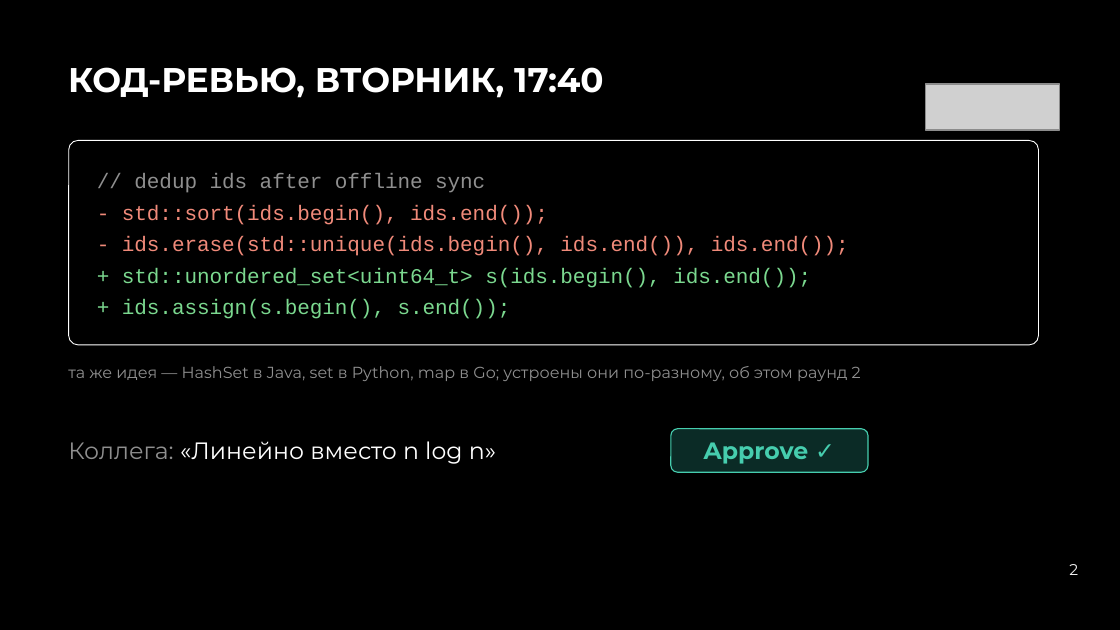
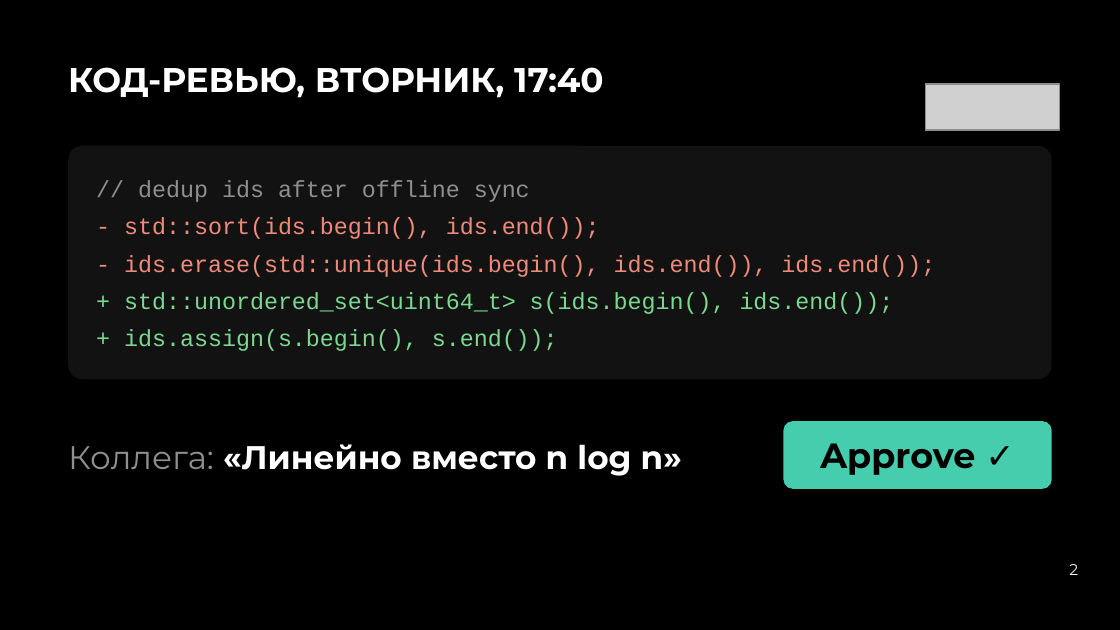
Before and after one commit to Neoron95/conference-hardfest-algorithms, a slide deck: slide 2 of prep/deck/hardfest2026_deck.pptx. Drawn at 1120x630 pixels with LibreOffice and Linux fonts; fonts in the diff are those of the drawing; grey boxes stand for pictures. Boxes give left, top, right and bottom in pixels: in the first picture for what was removed or moved away, otherwise in the second. Text is boxed around its words. In the diff, an @@ line names an element or a change of style, - is before the commit and + after.

```diff
--- a/prep/deck/hardfest2026_deck.pptx
+++ b/prep/deck/hardfest2026_deck.pptx
@@ rounded rectangle: place and size @@
-rounded rectangle at [68, 140, 1038, 345]
+rounded rectangle at [68, 146, 1052, 379]
@@ rounded rectangle at [68, 146, 1052, 379]: fill #000000 to #121212; outline #FFFFFF 0.56 pt to none; proportions changed @@
@@ text removed at [134, 173, 485, 193] @@
-// dedup ids after offline sync
@@ text removed at [122, 205, 548, 225] @@
-- std::sort(ids.begin(), ids.end());
@@ text at [124, 180, 935, 351]: text changed; size 13.5 to 15 pt; text colour #7BD88F to #F08A7A @@
-+ std::unordered_set<uint64_t> s(ids.begin(), ids.end());
+// dedup ids after offline sync
+- std::sort(ids.begin(), ids.end());
+- ids.erase(std::unique(ids.begin(), ids.end()), ids.end());
++ std::unordered_set<uint64_t> s(ids.begin(), ids.end());
++ ids.assign(s.begin(), s.end());
@@ text removed at [122, 236, 849, 256] @@
-- ids.erase(std::unique(ids.begin(), ids.end()), ids.end());
@@ text removed at [122, 299, 511, 319] @@
-+ ids.assign(s.begin(), s.end());
@@ text removed at [68, 366, 861, 381] @@
-та же идея — HashSet в Java, set в Python, map в Go; устроены они по-разному, об этом раунд 2
@@ text "Approve ✓": place and size @@
-text "Approve ✓" at [704, 442, 809, 464]
+text "Approve ✓" at [820, 443, 975, 475]
@@ text "Approve ✓" at [820, 443, 975, 475]: size 15.2 to 22.5 pt, text colour #46CDAE to #000000; line spacing 18.2pt to 43.5pt @@
@@ text "Коллега: «Линейно вместо n log ..." at [68, 444, 682, 476]: size 15.2 to 21 pt; bold on in "«Линейно вместо n log n»"; line spacing 18.2pt to 27pt @@
@@ rounded rectangle removed at [671, 429, 868, 473] @@
@@ rounded rectangle added at [783, 421, 1052, 488], fill #46CDAE @@
```
Also in this commit, not shown: 45 other slides changed, 1 slide added, 1 slide removed, 3 other files.
